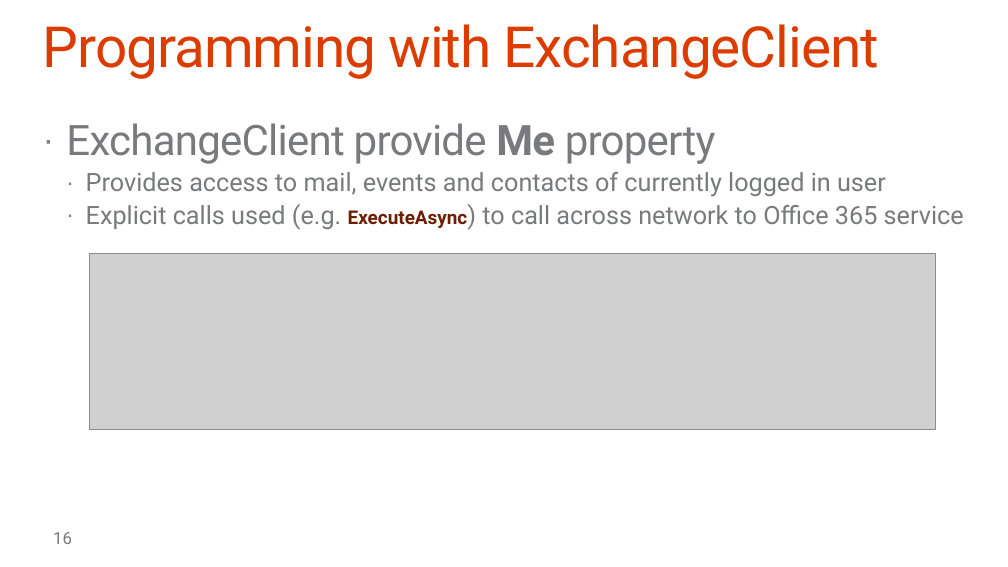
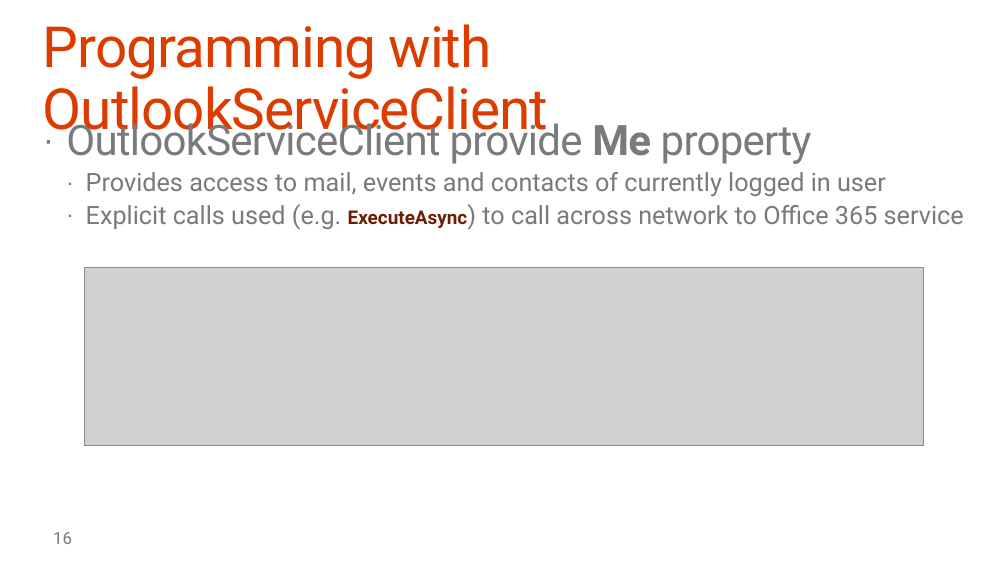
Before and after one commit to fabbbiob/TrainingContent, a slide deck: slide 16 of O3653-2 Deep Dive into Office 365 APIs for Calendar, Mail, and Contacts/O3653-2 Deep Dive into Office 365 APIs for Calendar, Mail, and Contacts.pptx. Drawn at 1008x567 pixels with LibreOffice and Linux fonts; fonts in the diff are those of the drawing; grey boxes stand for pictures; background and template pictures are left out. Boxes give left, top, right and bottom in pixels: in the first picture for what was removed or moved away, otherwise in the second. Text is boxed around its words. In the diff, an @@ line names an element or a change of style, - is before the commit and + after.

```diff
--- a/O3653-2 Deep Dive into Office 365 APIs for Calendar, Mail, and Contacts/O3653-2 Deep Dive into Office 365 APIs for Calendar, Mail, and Contacts.pptx
+++ b/O3653-2 Deep Dive into Office 365 APIs for Calendar, Mail, and Contacts/O3653-2 Deep Dive into Office 365 APIs for Calendar, Mail, and Contacts.pptx
@@ title at <box>43,24,548,143</box>: text changed @@
-Programming with ExchangeClient
+Programming with OutlookServiceClient
@@ text at <box>66,117,812,164</box>: text changed @@
-· ExchangeClient provide Me property
+· OutlookServiceClient provide Me property
@@ picture: place and size @@
-picture at <box>89,253,935,430</box>
+picture at <box>84,268,923,445</box>
```
Also in this commit, not shown: 14 other slides changed.
